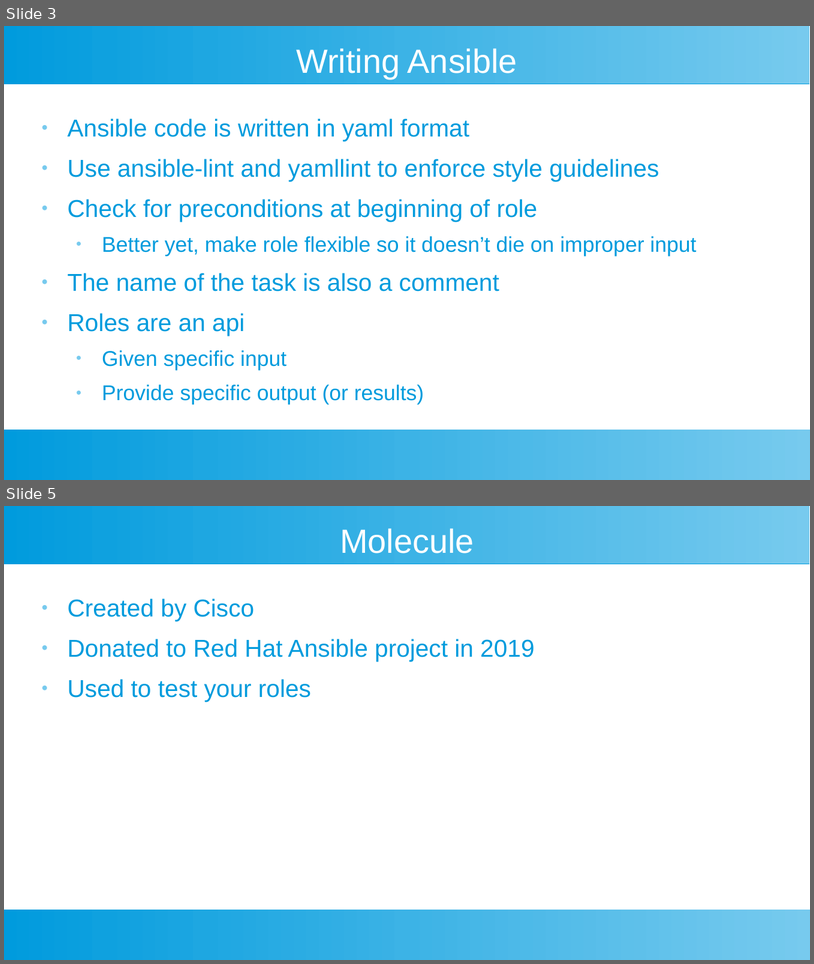
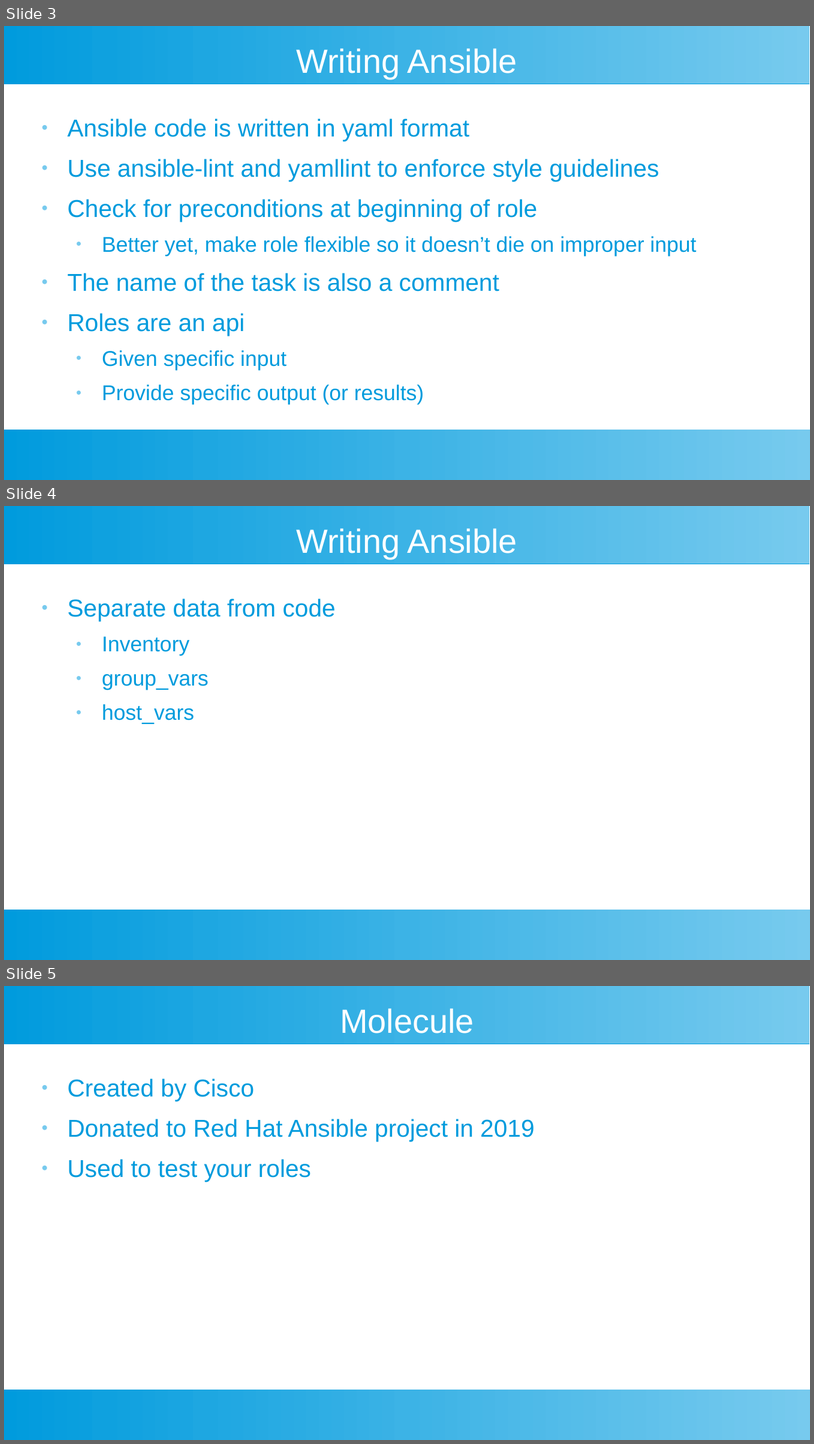
Before and after one commit to riffraff169/ansible-training, a slide deck: docs/ansible-slides.odp. Shown one above the other, each under a label of ours: slides 3 and 5 before the commit, slides 3, 4 and 5 after it; the slides between them are not shown. The pictures are 814x964 and 814x1444 pixels, drawn with LibreOffice and Linux fonts; fonts in the diff are those of the drawing. Boxes give left, top, right and bottom in pixels: in the first picture for what was removed or moved away, otherwise in the second. Text is boxed around its words. In the diff, an @@ line names an element or a change of style, - is before the commit and + after.

```diff
--- a/docs/ansible-slides.odp
+++ b/docs/ansible-slides.odp
@@ slide 4 added at bbox=[4, 506, 810, 960], background #FFFFFF; not listed: 2 template elements that a slide beside it also shows @@
@@ title added at bbox=[297, 528, 518, 559], 33 pt, text #FFFFFF @@
+Writing Ansible
@@ text added at bbox=[68, 598, 336, 724], 21 pt, text #009BDD @@
+● Separate data from code
+  ● Inventory
+  ● group_vars
+  ● host_vars
```
Also in this commit, not shown: 1 slide removed.
